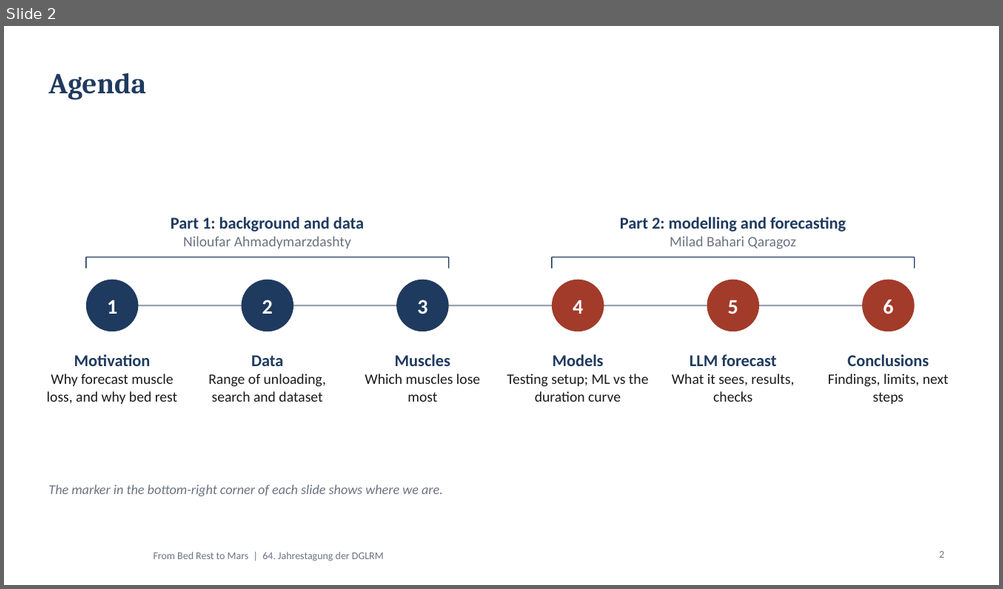
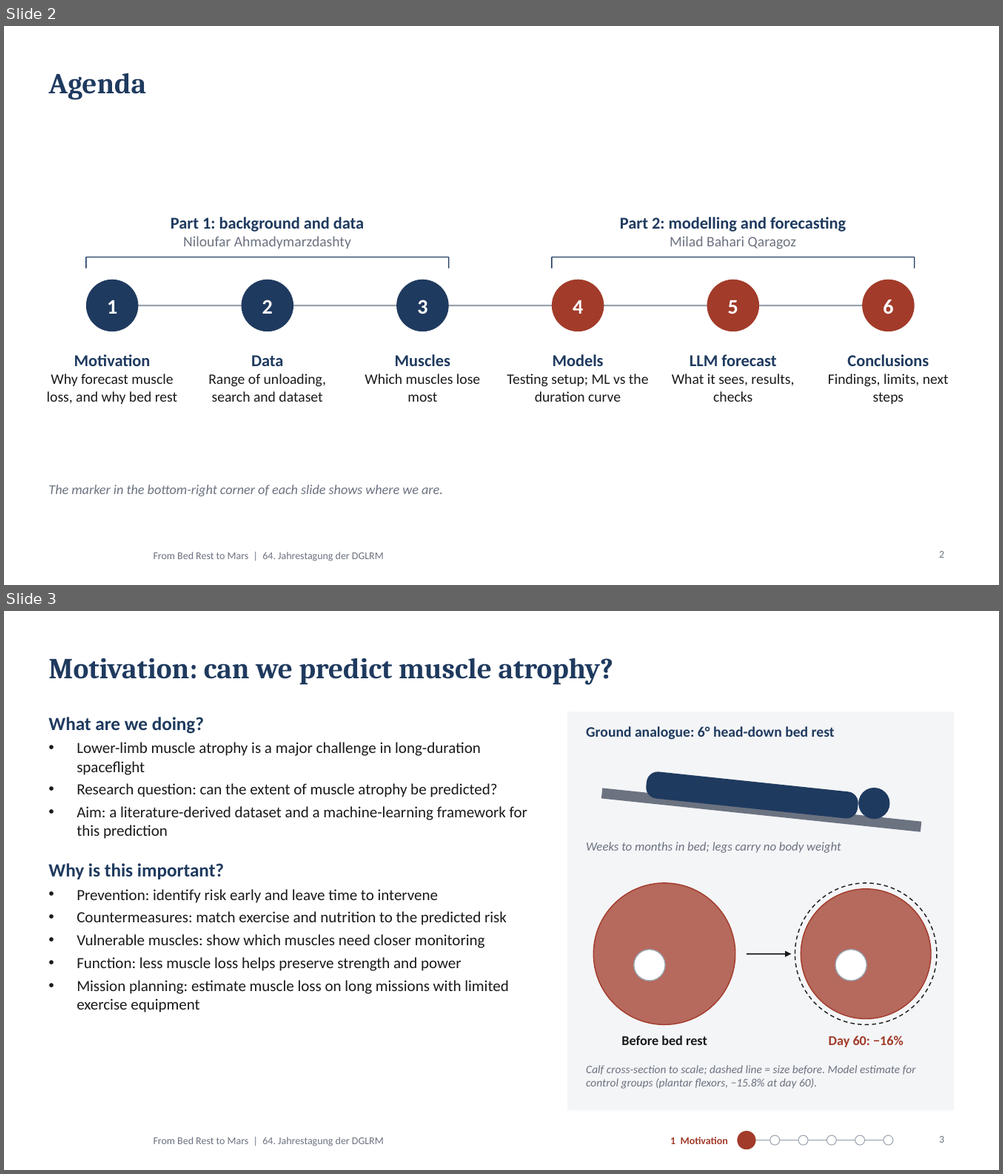
Before and after one commit to MiladBahariQaragoz/BedrestToMars, a slide deck: presentation/bed-rest-to-mars-talk.pptx. Shown one above the other, each under a label of ours: slide 2 before the commit, slides 2 and 3 after it. The pictures are 1003x589 and 1003x1174 pixels, drawn with LibreOffice and Linux fonts; fonts in the diff are those of the drawing; background and template pictures are left out. Boxes give left, top, right and bottom in pixels: in the first picture for what was removed or moved away, otherwise in the second. Text is boxed around its words. In the diff, an @@ line names an element or a change of style, - is before the commit and + after.

```diff
--- a/presentation/bed-rest-to-mars-talk.pptx
+++ b/presentation/bed-rest-to-mars-talk.pptx
@@ slide 3 added at [4, 611, 999, 1170], background #FFFFFF; not listed: 1 template element that a slide beside it also shows @@
@@ title added at [48, 658, 613, 685], 28 pt, text #1F3A5F, bold @@
+Motivation: can we predict muscle atrophy?
@@ text added at [48, 717, 527, 1013], 15 pt, text #1A1A1A @@
+What are we doing?
+• Lower-limb muscle atrophy is a major challenge in long-duration spaceflight
+• Research question: can the extent of muscle atrophy be predicted?
+• Aim: a literature-derived dataset and a machine-learning framework for this prediction
+Why is this important?
+• Prevention: identify risk early and leave time to intervene
+• Countermeasures: match exercise and nutrition to the predicted risk
+• Vulnerable muscles: show which muscles need closer monitoring
+• Function: less muscle loss helps preserve strength and power
+• Mission planning: estimate muscle loss on long missions with limited exercise equipment
@@ rectangle added at [567, 712, 954, 1111], fill #F4F5F7 @@
@@ text added at [586, 726, 834, 740], 14 pt, text #1F3A5F, bold @@
+Ground analogue: 6° head-down bed rest
@@ rounded rectangle added at [645, 771, 859, 820], fill #1F3A5F @@
@@ ellipse added at [858, 788, 890, 819], fill #1F3A5F @@
@@ rectangle added at [601, 789, 922, 832], fill #6B7280 @@
@@ text added at [586, 842, 841, 853], 12 pt, text #6B7280, italic @@
+Weeks to months in bed; legs carry no body weight
@@ ellipse added at [594, 883, 735, 1025], fill #A23B2A at 75% opacity, outline #A23B2A 1 pt @@
@@ ellipse added at [795, 883, 936, 1025], outline #1A1A1A 1 pt dashed @@
@@ ellipse added at [801, 889, 930, 1019], fill #A23B2A at 75% opacity, outline #A23B2A 1 pt @@
@@ ellipse added at [634, 950, 665, 981], fill #FFFFFF, outline #9AA3AE 1 pt @@
@@ arrow added from (746, 954) to (791, 954), #1A1A1A 1.25 pt @@
@@ ellipse added at [835, 950, 867, 981], fill #FFFFFF, outline #9AA3AE 1 pt @@
@@ text added at [621, 1036, 707, 1045], 13 pt, text #1A1A1A, bold @@
+Before bed rest
@@ text added at [828, 1036, 903, 1048], 13 pt, text #A23B2A, bold @@
+Day 60: −16%
@@ text added at [586, 1065, 916, 1089], 11 pt, text #6B7280, italic @@
+Calf cross-section to scale; dashed line = size before. Model estimate for control groups (plantar flexors, −15.8% at day 60).
@@ text added at [670, 1137, 728, 1145], 10 pt, text #A23B2A, bold @@
+1 Motivation
@@ ellipse added at [737, 1132, 755, 1150], fill #A23B2A, outline #A23B2A 0.75 pt @@
@@ line added from (746, 1141) to (888, 1141), #9AA3AE 0.75 pt @@
@@ ellipse added at [770, 1136, 780, 1146], fill #FFFFFF, outline #9AA3AE 0.75 pt @@
@@ ellipse added at [798, 1136, 808, 1146], fill #FFFFFF, outline #9AA3AE 0.75 pt @@
@@ ellipse added at [827, 1136, 836, 1146], fill #FFFFFF, outline #9AA3AE 0.75 pt @@
@@ ellipse added at [854, 1136, 865, 1146], fill #FFFFFF, outline #9AA3AE 0.75 pt @@
@@ ellipse added at [884, 1136, 893, 1146], fill #FFFFFF, outline #9AA3AE 0.75 pt @@
@@ page number added at [939, 1136, 944, 1143], 10 pt, text #6B7280 @@
+3
```
Also in this commit, not shown: 1 slide removed, 3 other files.
